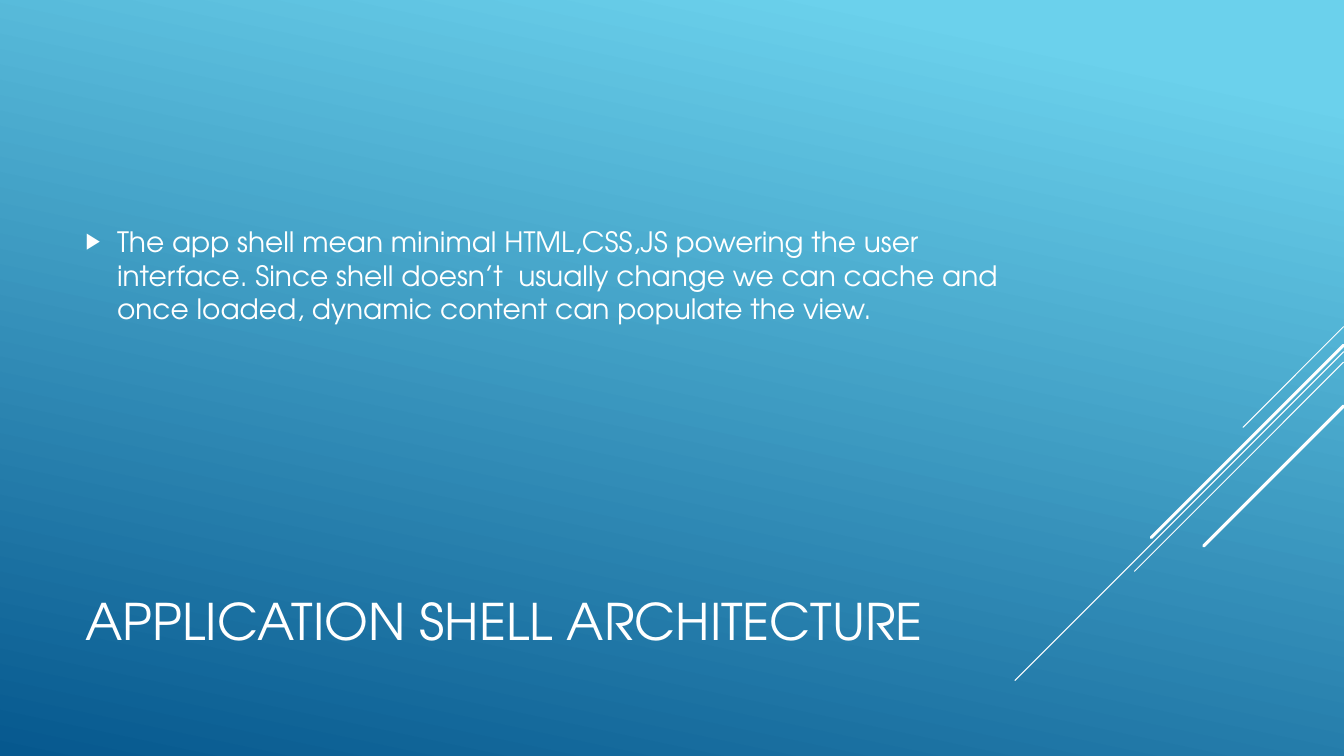
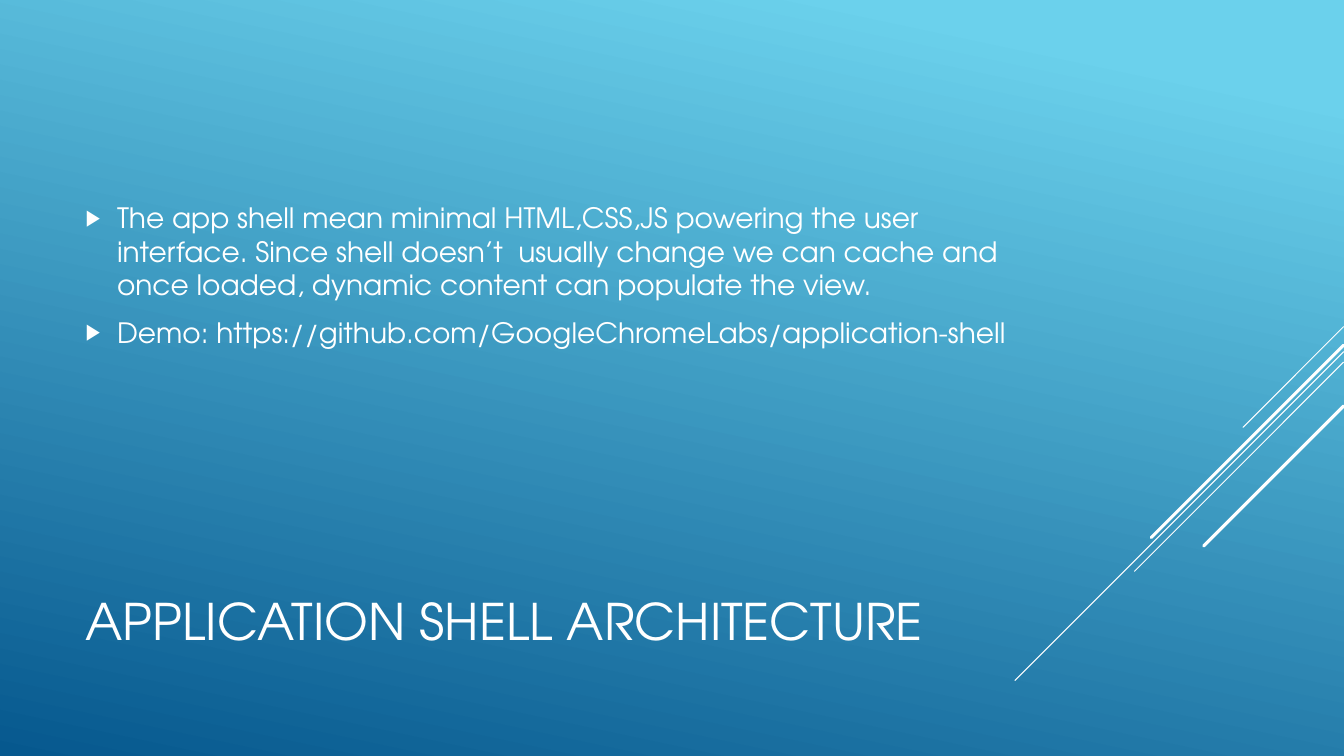
Before and after one commit to ngohungphuc/Presentation, a slide deck: slide 7 of Progressive Web App/PWA.pptx. Drawn at 1344x756 pixels with LibreOffice and Linux fonts; fonts in the diff are those of the drawing. Boxes give left, top, right and bottom in pixels: in the first picture for what was removed or moved away, otherwise in the second. Text is boxed around its words. In the diff, an @@ line names an element or a change of style, - is before the commit and + after.

Commit message:
update slide

```diff
--- a/Progressive Web App/PWA.pptx
+++ b/Progressive Web App/PWA.pptx
@@ text at [117,322,1005,349]: paragraph added @@
+▶ Demo: https://github.com/GoogleChromeLabs/application-shell
```
